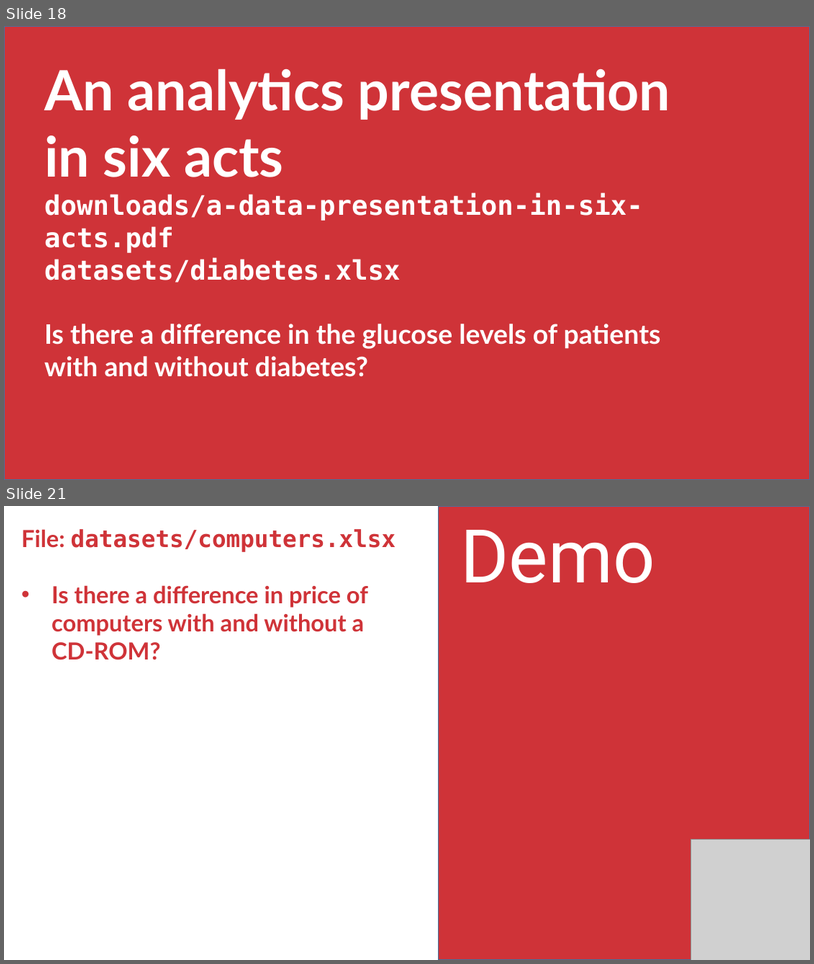
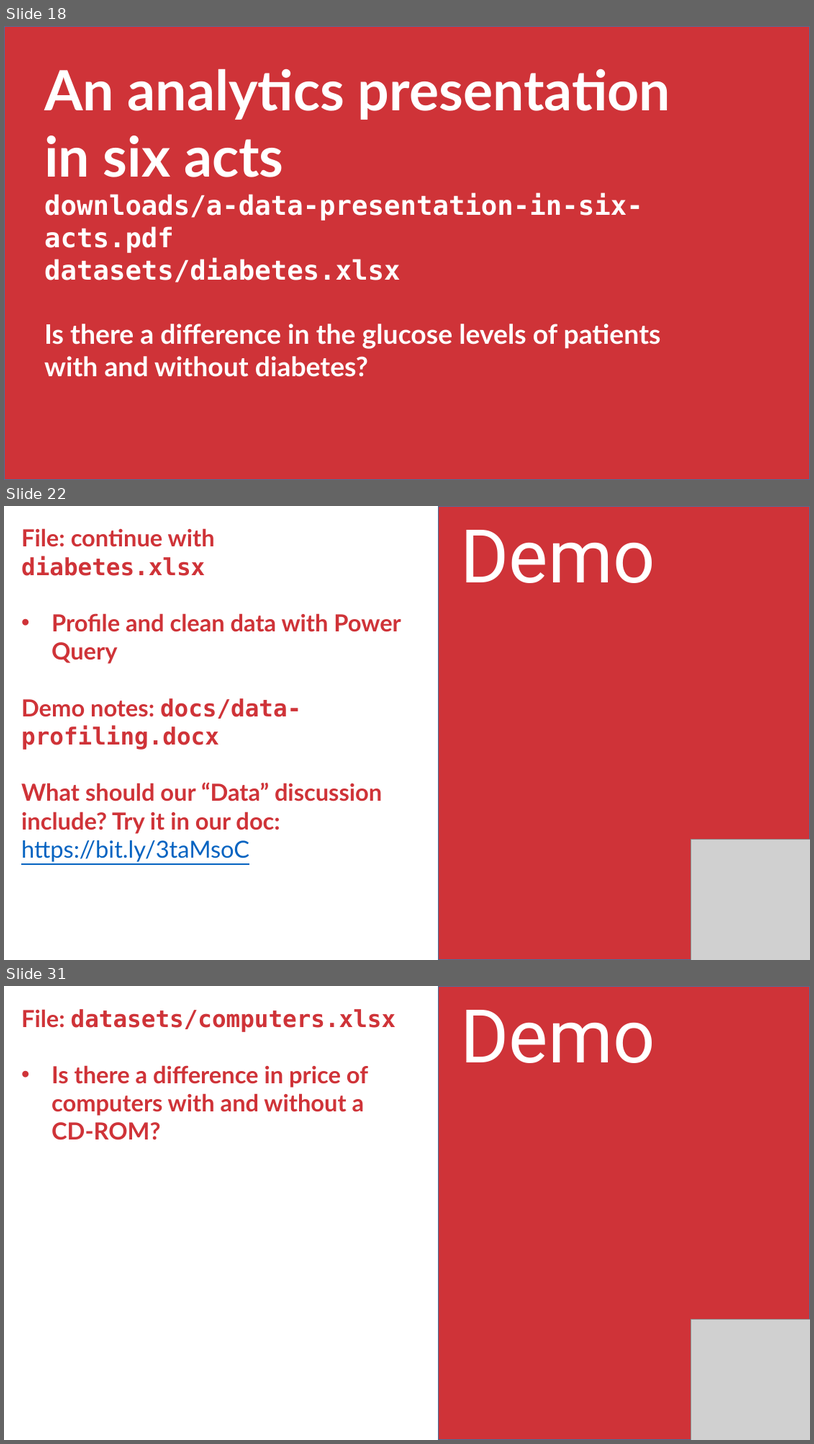
Before and after one commit to stringfestdata/aina-foundations-of-analytics, a slide deck: aina-foundations-of-analytics.pptx. Shown one above the other, each under a label of ours: slides 18 and 21 before the commit, slides 18, 22 and 31 after it; the slides between them are not shown. The pictures are 814x964 and 814x1444 pixels, drawn with LibreOffice and Linux fonts; fonts in the diff are those of the drawing; grey boxes stand for pictures. Boxes give left, top, right and bottom in pixels: in the first picture for what was removed or moved away, otherwise in the second. Text is boxed around its words. In the diff, an @@ line names an element or a change of style, - is before the commit and + after.

```diff
--- a/aina-foundations-of-analytics.pptx
+++ b/aina-foundations-of-analytics.pptx
@@ slide 22 added at (4,506,810,960), background #FFFFFF @@
@@ rectangle added at (439,506,810,960), fill #CF3338, outline #43739E 1 pt @@
@@ text added at (21,528,401,862), 28 pt, text #CF3338, bold @@
+File: continue with diabetes.xlsx
+• Profile and clean data with Power Query
+Demo notes: docs/data-profiling.docx
+What should our “Data” discussion include? Try it in our doc: https://bit.ly/3taMsoC
@@ text added at (460,530,655,583), 88 pt, text #FFFFFF @@
+Demo
@@ picture added at (691,839,810,960) @@
@@ what was slide 21 is now slide 31 @@
```
Also in this commit, not shown: 4 slides changed, 14 other slides added, 1 slide removed, 13 other files.
